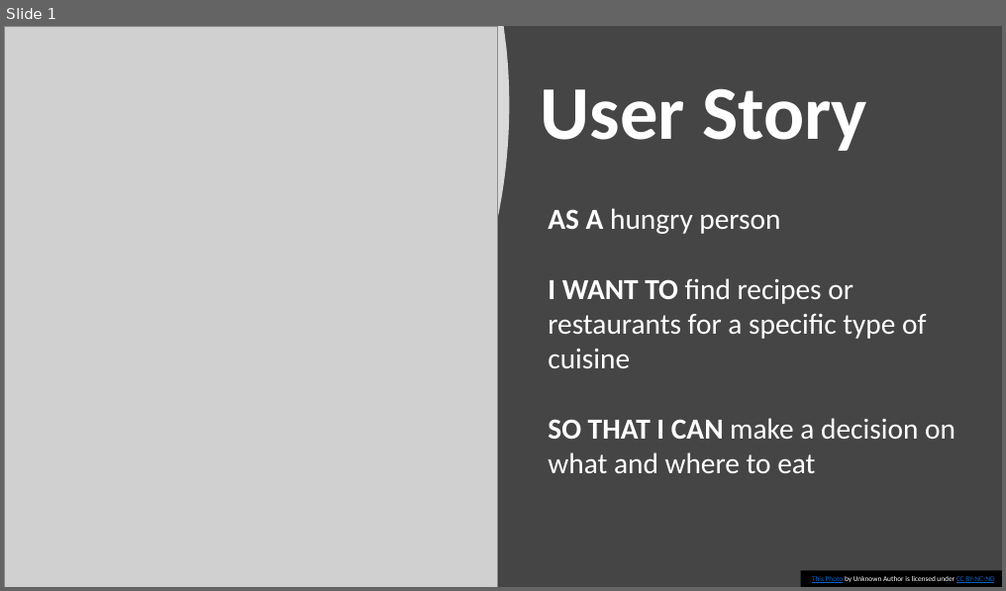
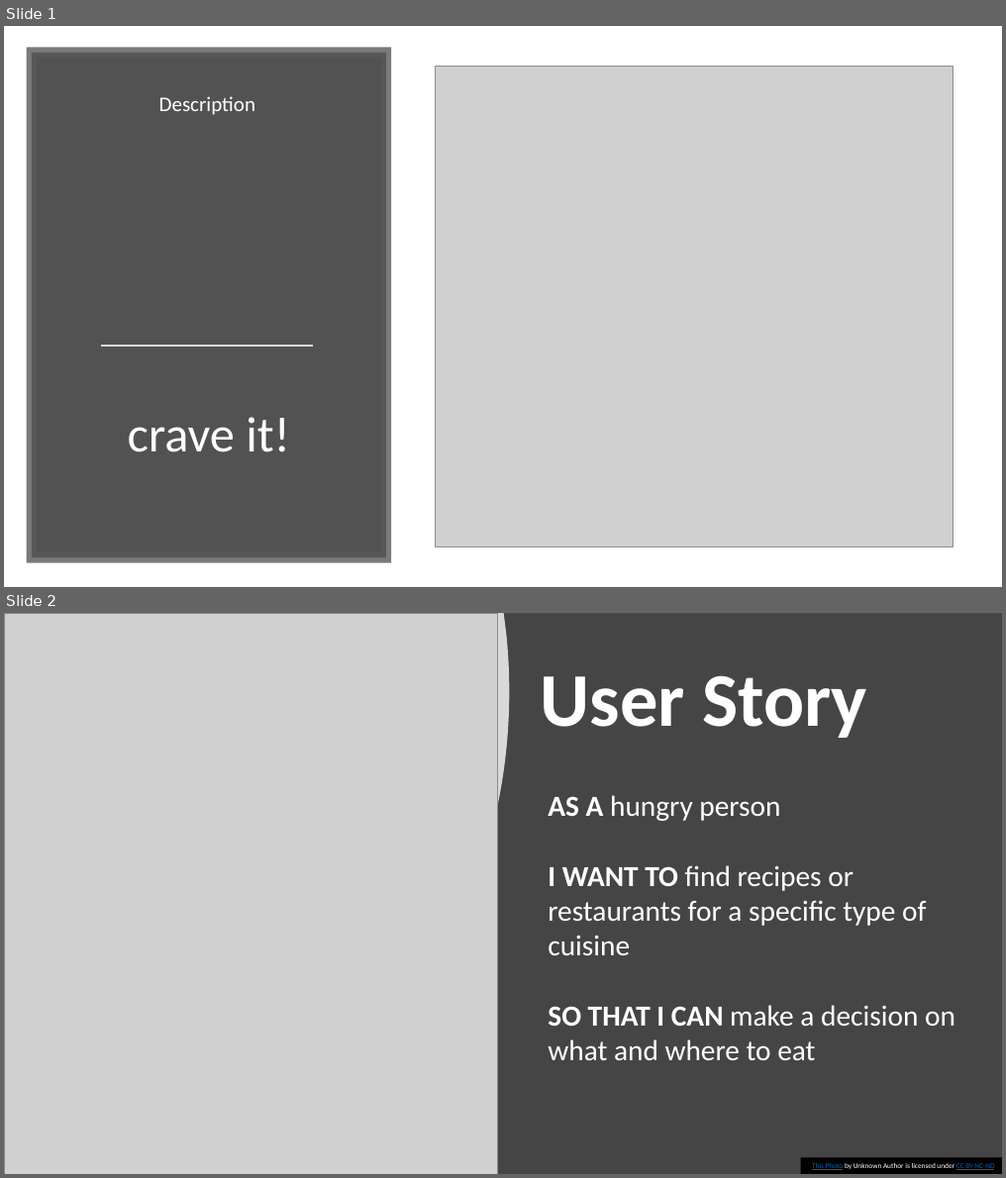
Before and after one commit to christinena-msr/crave_masters, a slide deck: WireFrames.pptx. Shown one above the other, each under a label of ours: slide 1 before the commit, slides 1 and 2 after it. The pictures are 1006x591 and 1006x1178 pixels, drawn with LibreOffice and Linux fonts; fonts in the diff are those of the drawing; grey boxes stand for pictures. Boxes give left, top, right and bottom in pixels: in the first picture for what was removed or moved away, otherwise in the second. Text is boxed around its words. In the diff, an @@ line names an element or a change of style, - is before the commit and + after.

```diff
--- a/WireFrames.pptx
+++ b/WireFrames.pptx
@@ slide 1 added at (4, 26, 1002, 587), background #FFFFFF @@
@@ rectangle added at (32, 52, 386, 559), fill #404040 at 90% opacity, outline #595959 10 pt @@
@@ picture added at (436, 67, 953, 548) @@
@@ subtitle added at (159, 96, 255, 115), 20 pt, text #FFFFFF @@
+Description
@@ line added from (101, 347) to (313, 347), #D9D9D9 1.75 pt @@
@@ title added at (128, 417, 290, 453), 48 pt, text #FFFFFF @@
+crave it!
@@ what was slide 1 is now slide 2 @@
```
Also in this commit, not shown: 3 other slides added, 2 slides removed, 1 other file.
